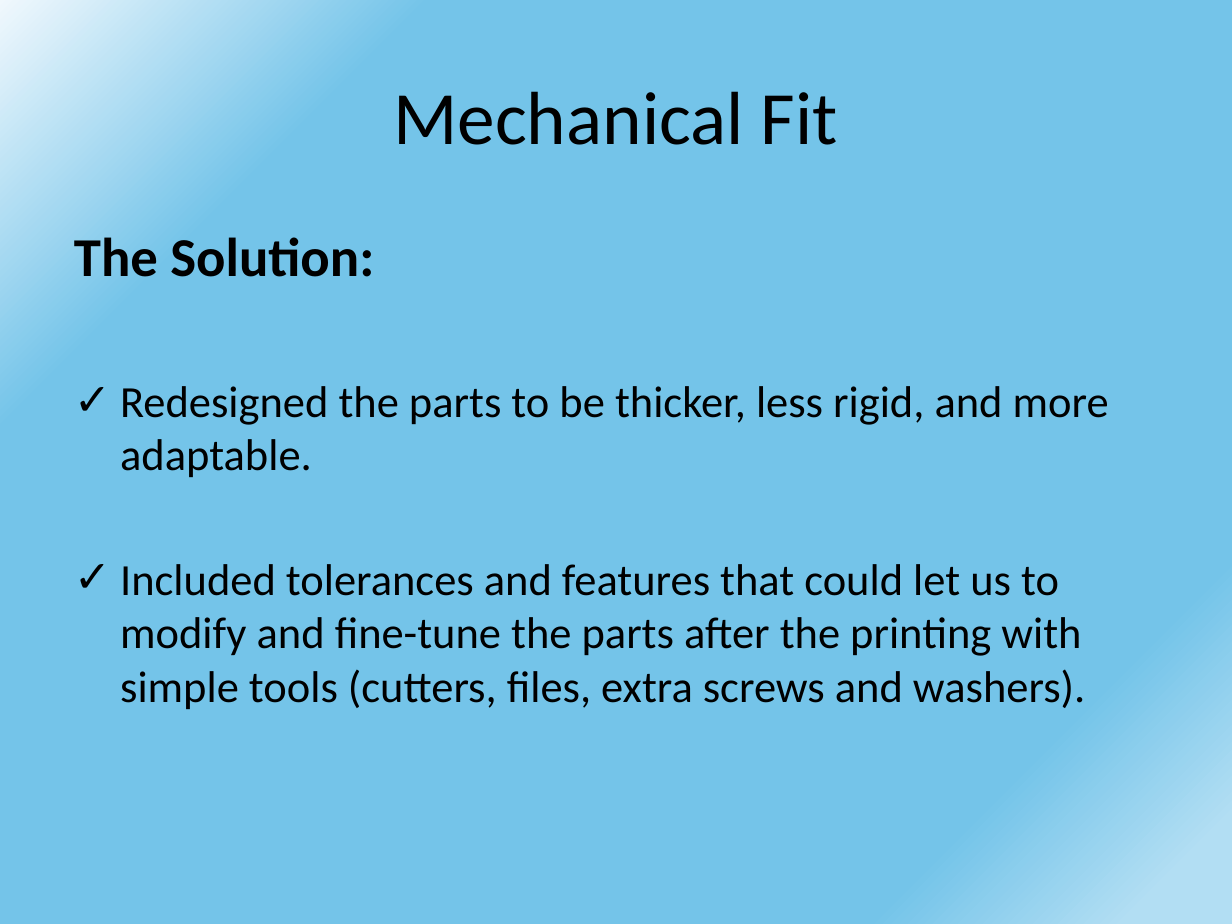
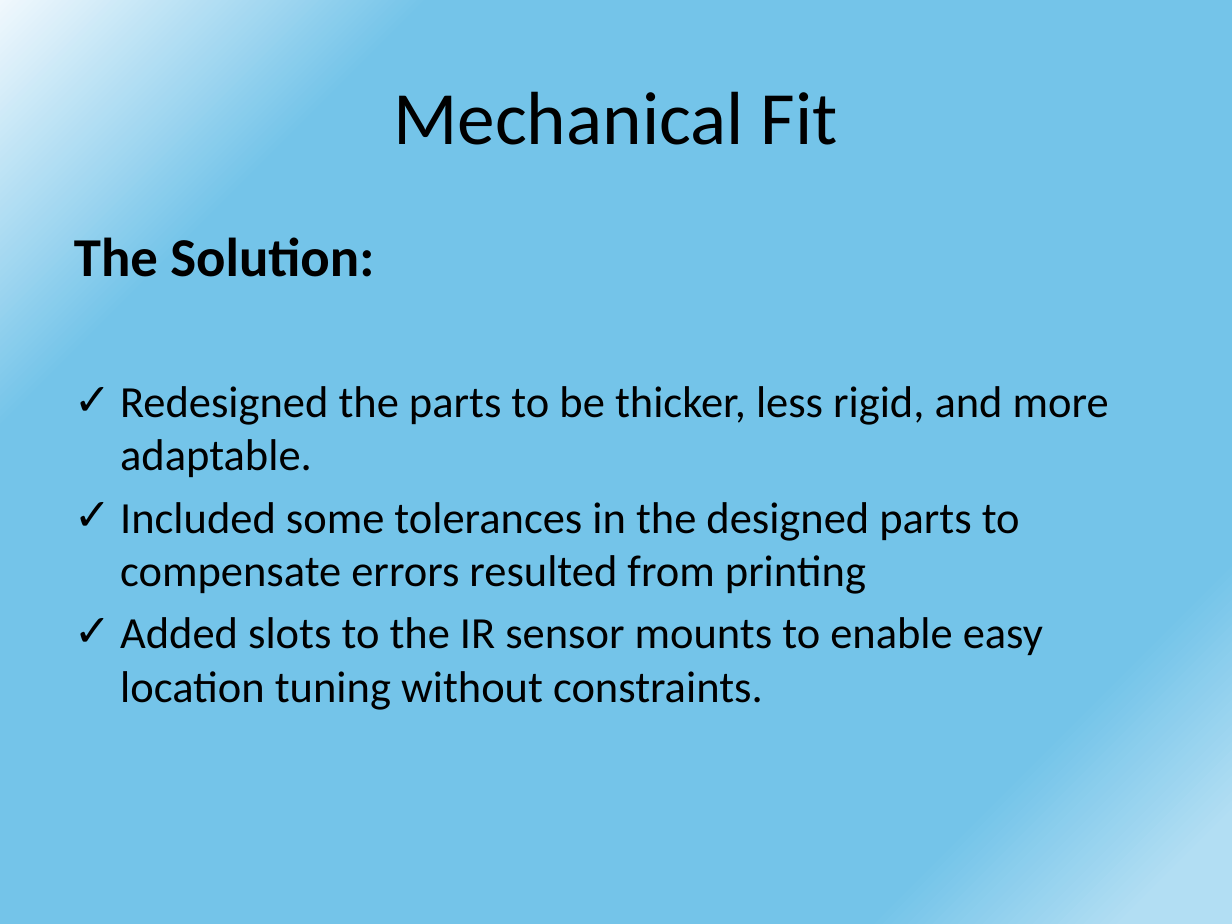
Before and after one commit to DariaShushkova/Autonomous_vehicle_prototype, a slide deck: slide 12 of Presentation.pptx. Drawn at 1232x924 pixels with LibreOffice and Linux fonts; fonts in the diff are those of the drawing. Boxes give left, top, right and bottom in pixels: in the first picture for what was removed or moved away, otherwise in the second. Text is boxed around its words. In the diff, an @@ line names an element or a change of style, - is before the commit and + after.

```diff
--- a/Presentation.pptx
+++ b/Presentation.pptx
@@ text at box(120, 502, 1043, 710): text changed @@
-✓ Included tolerances and features that could let us to modify and fine-tune the parts after the printing with simple tools (cutters, files, extra screws and washers).
+✓ Included some tolerances in the designed parts to compensate errors resulted from printing
+✓ Added slots to the IR sensor mounts to enable easy location tuning without constraints.
```
Also in this commit, not shown: 5 other slides changed.
